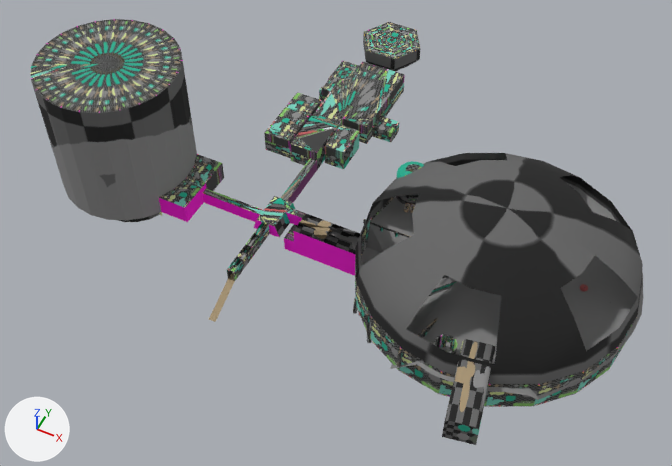
Two versions of the OBJ model demo/Models/World_VisualModel.obj, one commit apart.
Rendered twice from a camera (50 mm lens) standing at (255.0, -338.0, 523.0) and looking at (46.0, 80.0, -1.0). The axes (+X, +Y, +Z) are drawn at lower left. The lights are the same throughout. Where no turn or scale is listed for an object, it has been applied to the vertices. Vertices at the same position are counted once.

Names of what the first picture shows: 'World_VisualModel'.
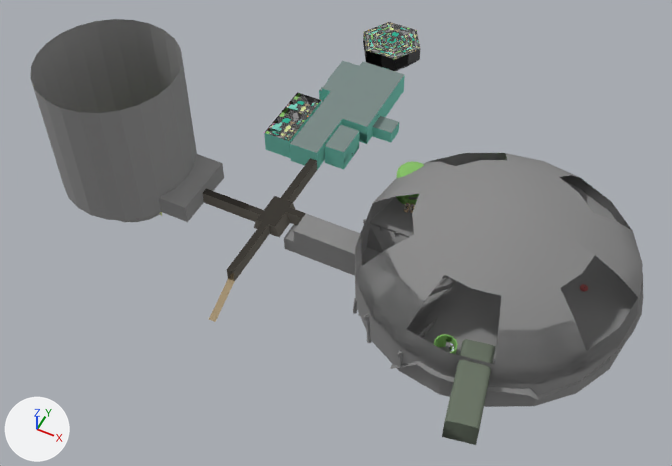
What differs and where, as boxes (x1, y1, x2, y2) in the pictures (672 x 466 px):
part 1 of me_world_visualmodel, built on
    after: (264, 32, 420, 169)
part 2 of me_world_visualmodel, built on
    before: (227, 203, 457, 354)
    after: (355, 203, 638, 429)
part 3 of me_world_visualmodel, deleted
    before: (31, 19, 183, 113)
part 4 of me_world_visualmodel, surface changed
    both: (31, 22, 643, 429)

Patch to the scene script:
```diff
--- a/demo/Models/World_VisualModel.obj.py
+++ b/demo/Models/World_VisualModel.obj.py
@@ img_dartboard_texture_png @@
+img_dartboard_texture_png = load_image('DartBoard_Texture.png', '../Textures/DartBoard_Texture.png', 64, 64, 'sRGB')
@@ mat_dartboarddarts2_lambert24sg @@
+mat_dartboarddarts2_lambert24sg = principled_material('DartBoardDarts2:lambert24SG')
+mat_dartboarddarts2_lambert24sg.texture = img_dartboard_texture_png
+mat_dartboarddarts2_lambert24sg.roughness = 1.0
@@ mat_dartboard2_lambert24sg @@
+mat_dartboard2_lambert24sg = principled_material('DartBoard2:lambert24SG')
+mat_dartboard2_lambert24sg.texture = img_dartboard_texture_png
+mat_dartboard2_lambert24sg.roughness = 1.0
@@ me_world_visualmodel @@
 # used by ob_world_visualmodel; location = (0.0, 0.0, 0.0)
-me_world_visualmodel.from_pydata(...)  # 3342 vertices, 3636 faces; spans x -182.0..270.0, y -49.0..310.0, z -28.0..108.0
+me_world_visualmodel.from_pydata(...)  # 4608 vertices, 5074 faces; spans x -182.0..270.0, y -49.0..310.0, z -28.0..108.0
+# me_world_visualmodel part 1: 114 vertices moved within x -43.0..22.0, y 135.0..168.0, z 2.0..5.0; 17 vertices removed from x -37.0..136.0, y 124.0..256.0, z -13.0..5.0; 734 vertices added at x -45.0..183.0, y 121.0..263.0, z 1.0..30.0
+# me_world_visualmodel part 2: 4 vertices moved within x 164.0..170.0, y 0.0..13.0, z 18.0; 3 vertices removed from x 3.0..71.0, y 31.0..61.0, z 12.0..15.0; 552 vertices added at x 74.0..260.0, y -8.0..106.0, z 9.0..32.0
+# me_world_visualmodel part 3: 1 vertex removed from x -128.0, y 65.0, z 108.0
+# me_world_visualmodel part 4: 2014 kept faces spanning x -182.0..270.0, y -49.0..310.0, z -28.0..108.0 get new texture (UV) coordinates
 me_world_visualmodel.materials.append(mat_lambert2sg)
+me_world_visualmodel.materials.append(mat_dartboarddarts2_lambert24sg)  # picture img_dartboard_texture_png
+me_world_visualmodel.materials.append(mat_dartboard2_lambert24sg)  # picture img_dartboard_texture_png
```
